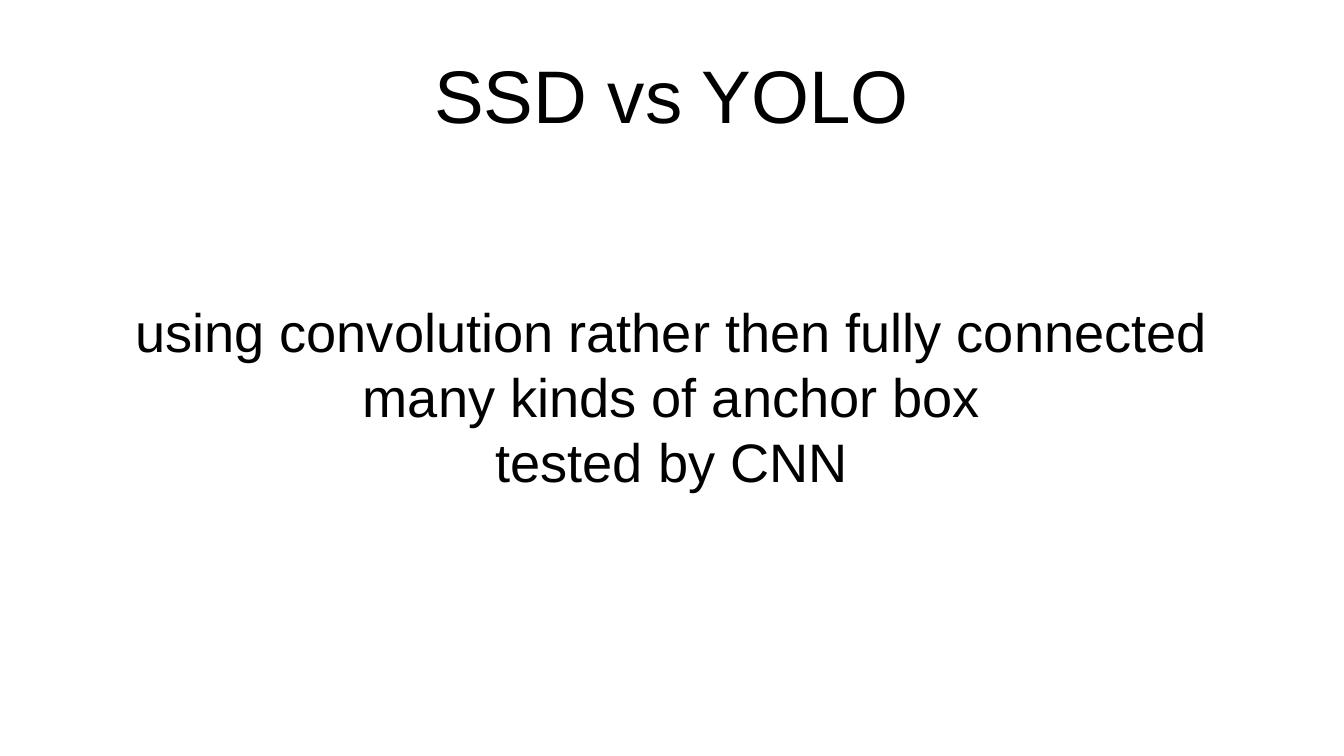
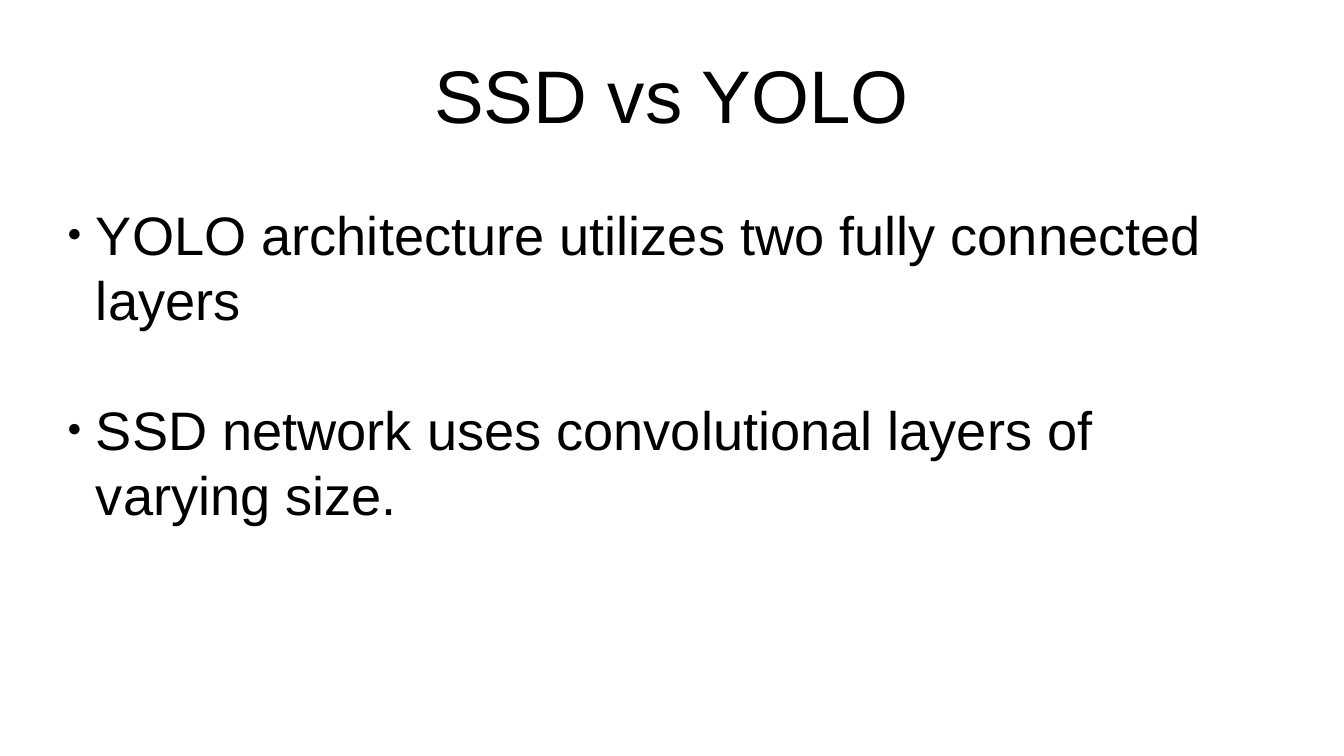
Before and after one commit to MinTimmy/MXNET, a slide deck: slide 3 of Final_Report/Report/Report1.odp (slide 1 before the commit). Drawn at 1344x756 pixels with LibreOffice and Linux fonts; fonts in the diff are those of the drawing. Boxes give left, top, right and bottom in pixels: in the first picture for what was removed or moved away, otherwise in the second. Text is boxed around its words. In the diff, an @@ line names an element or a change of style, - is before the commit and + after.

```diff
--- a/Final_Report/Report/Report1.odp
+++ b/Final_Report/Report/Report1.odp
@@ subtitle at [96, 215, 1201, 524]: text changed @@
-using convolution rather then fully connected
-many kinds of anchor box
-tested by CNN
+● YOLO architecture utilizes two fully connected layers
+● SSD network uses convolutional layers of varying size.
```
Also in this commit, not shown: 2 other slides changed, 5 slides added, 13 other files.
